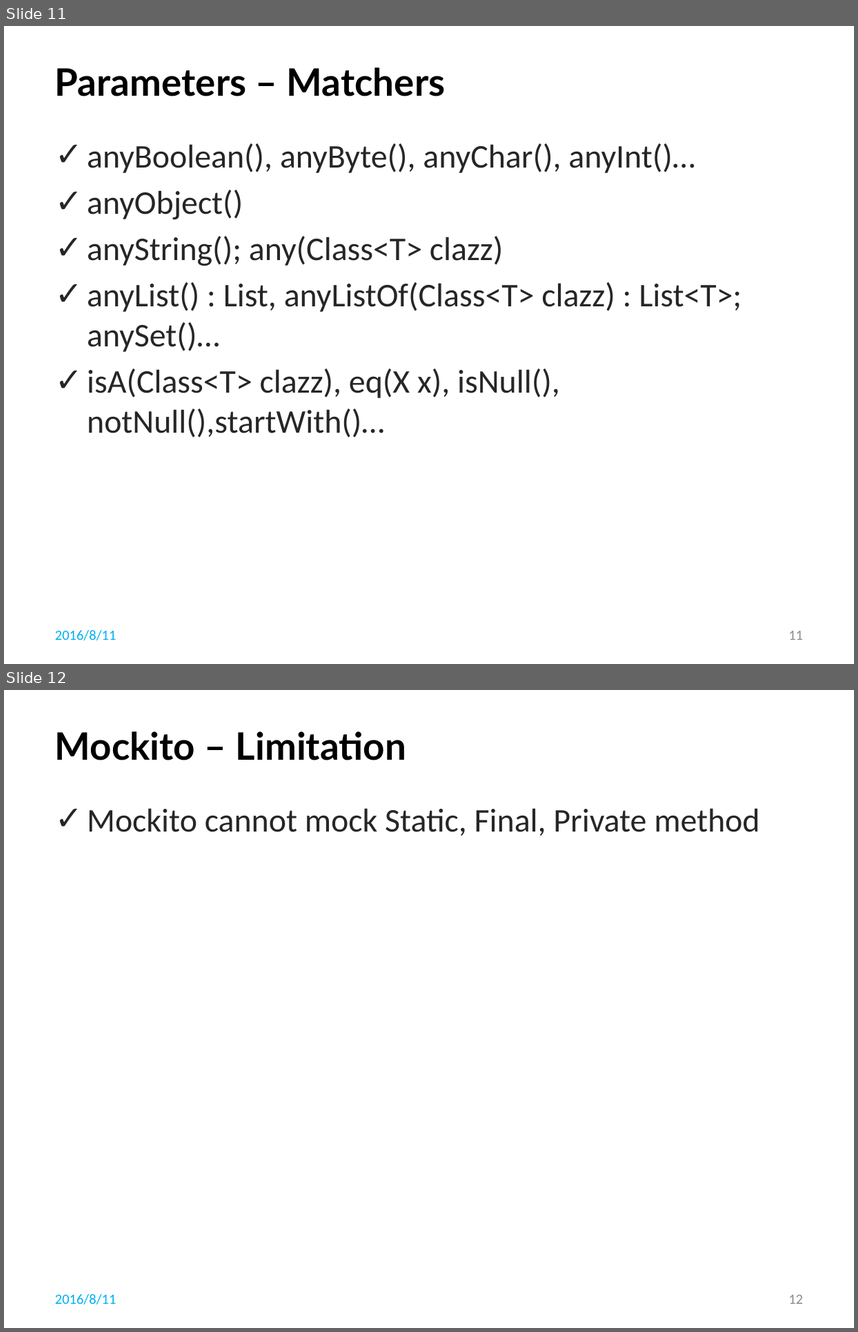
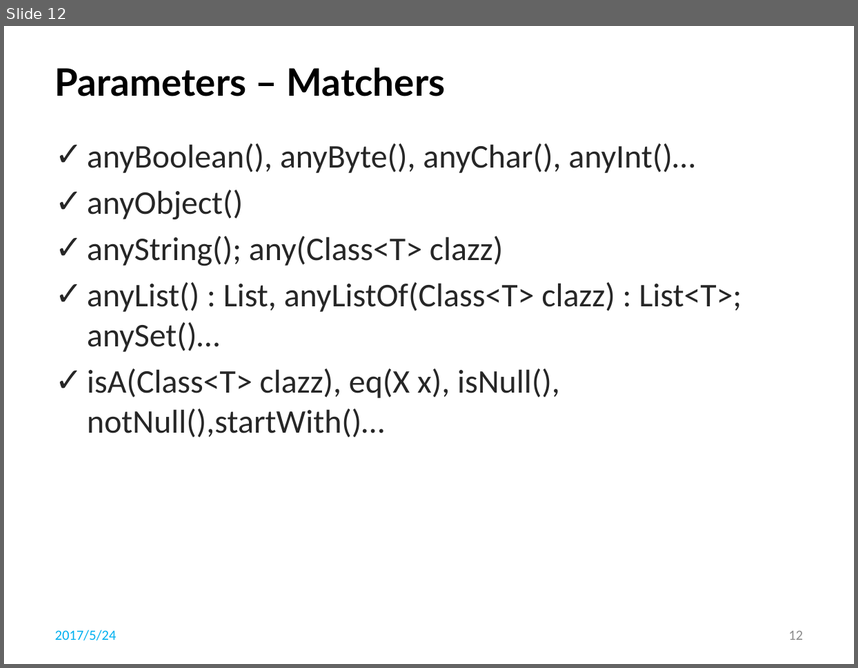
Before and after one commit to li-shengli/selfstudy, a slide deck: PPT/Unit tests with Mockito.pptx. Shown one above the other, each under a label of ours: slides 11 and 12 before the commit, slide 12 after it. The pictures are 858x1332 and 858x668 pixels, drawn with LibreOffice and Linux fonts; fonts in the diff are those of the drawing; background and template pictures are left out. Boxes give left, top, right and bottom in pixels: in the first picture for what was removed or moved away, otherwise in the second. Text is boxed around its words. In the diff, an @@ line names an element or a change of style, - is before the commit and + after.

```diff
--- a/PPT/Unit tests with Mockito.pptx
+++ b/PPT/Unit tests with Mockito.pptx
@@ slide 12 removed at (x1=4, y1=690, x2=854, y2=1328), background picture (left out) @@
@@ title removed at (x1=55, y1=731, x2=407, y2=760) @@
-Mockito – Limitation
@@ text removed at (x1=87, y1=808, x2=760, y2=836) @@
-✓ Mockito cannot mock Static, Final, Private method
@@ text removed at (x1=55, y1=1293, x2=116, y2=1304) @@
-2016/8/11
@@ page number removed at (x1=789, y1=1294, x2=803, y2=1303) @@
-12
@@ what was slide 11 is now slide 12 @@
@@ slide 12 changed as well @@
@@ text at (x1=55, y1=629, x2=116, y2=640): text changed @@
-2016/8/11
+2017/5/24
@@ page number at (x1=789, y1=630, x2=803, y2=639): text changed @@
-11
+12
```
Also in this commit, not shown: 17 other slides changed, 2 slides added, 10 other files.
